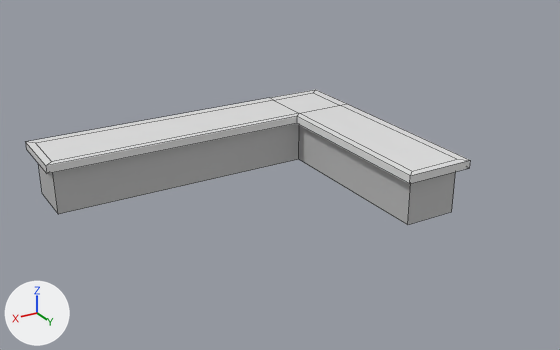
The FBX model Content/Environment/gb_05_kitchentables/geometry/gb_05_kitchentable_03.fbx, before and after one commit.
Camera for both pictures: a 50 mm camera at (8.98, 13.57, 6.02) aimed at (2.65, 3.02, 0.75). Arrows for +X, +Y and +Z are at lower left; the lights stay in place. Mesh edges are drawn as thin lines. Where no turn or scale is listed for an object, it has been applied to the vertices.

Script lines for the objects in view, before the commit:
```python
me_mesh = bpy.data.meshes.new('Mesh')
me_mesh.from_pydata(...)  # 40 vertices, 35 faces; spans x -0.18..6.14, y -0.18..4.64, z 0.0..1.0
# faces by material slot: [27, 8]
me_mesh.materials.append(mat_cube_019_none1)  # white #e7e7e7
me_mesh.materials.append(mat_white)  # grey #bcbcbc
ob_gb_05_kitchentable_03 = bpy.data.objects.new('gb_05_kitchentable_03', me_mesh)
ob_gb_05_kitchentable_03.location = (0.0, 0.0, 0.0)
```
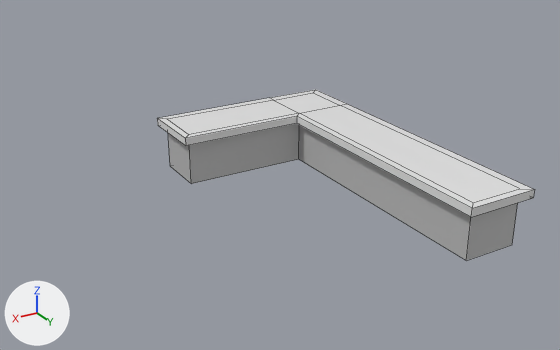
The change, as JSON lines over the scene's bpy script:
```json
{"block": "me_mesh", "where": "me_mesh.from_pydata(...)  # 40 vertices, 35 faces; spans x -0.18..6.14, y -0.18..4.64, z 0.0..1.0"}
{"block": "me_mesh", "where": "# used by ob_gb_05_kitchentable_03; location = (0.0, 0.0, 0.0)"}
{"block": "me_mesh", "change": "me_mesh part 1: all 10 vertices in x -0.18..1.14, y 4.5..4.64, z 0.0..1.0 are moved by (0.0, 1.43, 0.0)"}
{"block": "me_mesh", "change": "me_mesh part 2: all 10 vertices in x 6.0..6.14, y -0.18..1.15, z 0.0..1.0 are moved by (-2.57, 0.0, 0.0)"}
```

Pixel boxes (x1, y1, x2, y2) of what changed, in the pictures (560 x 350 px; the box of a moved part takes in the faces that stretch with it):
```json
{"object": "gb_05_kitchentable_03", "change": "reshaped", "before": [26, 90, 470, 225], "after": [157, 90, 535, 261], "on screen": "15% narrower, 26% taller"}
{"part": 1, "of": "me_mesh", "change": "moved or reshaped", "before": [297, 104, 470, 225], "after": [297, 104, 535, 261]}
{"part": 2, "of": "me_mesh", "change": "moved or reshaped", "before": [26, 98, 299, 214], "after": [157, 98, 299, 184]}
```
